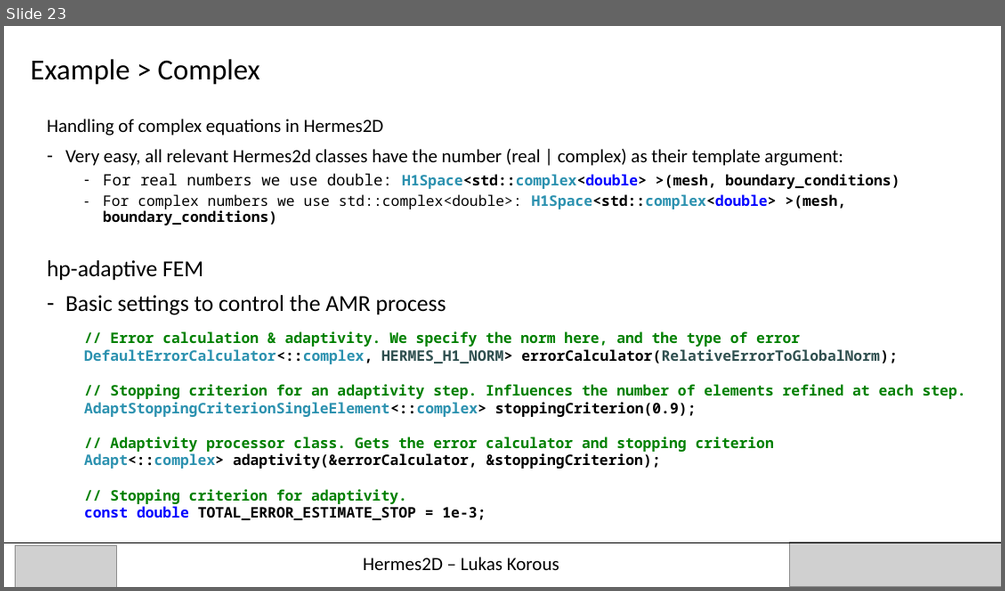
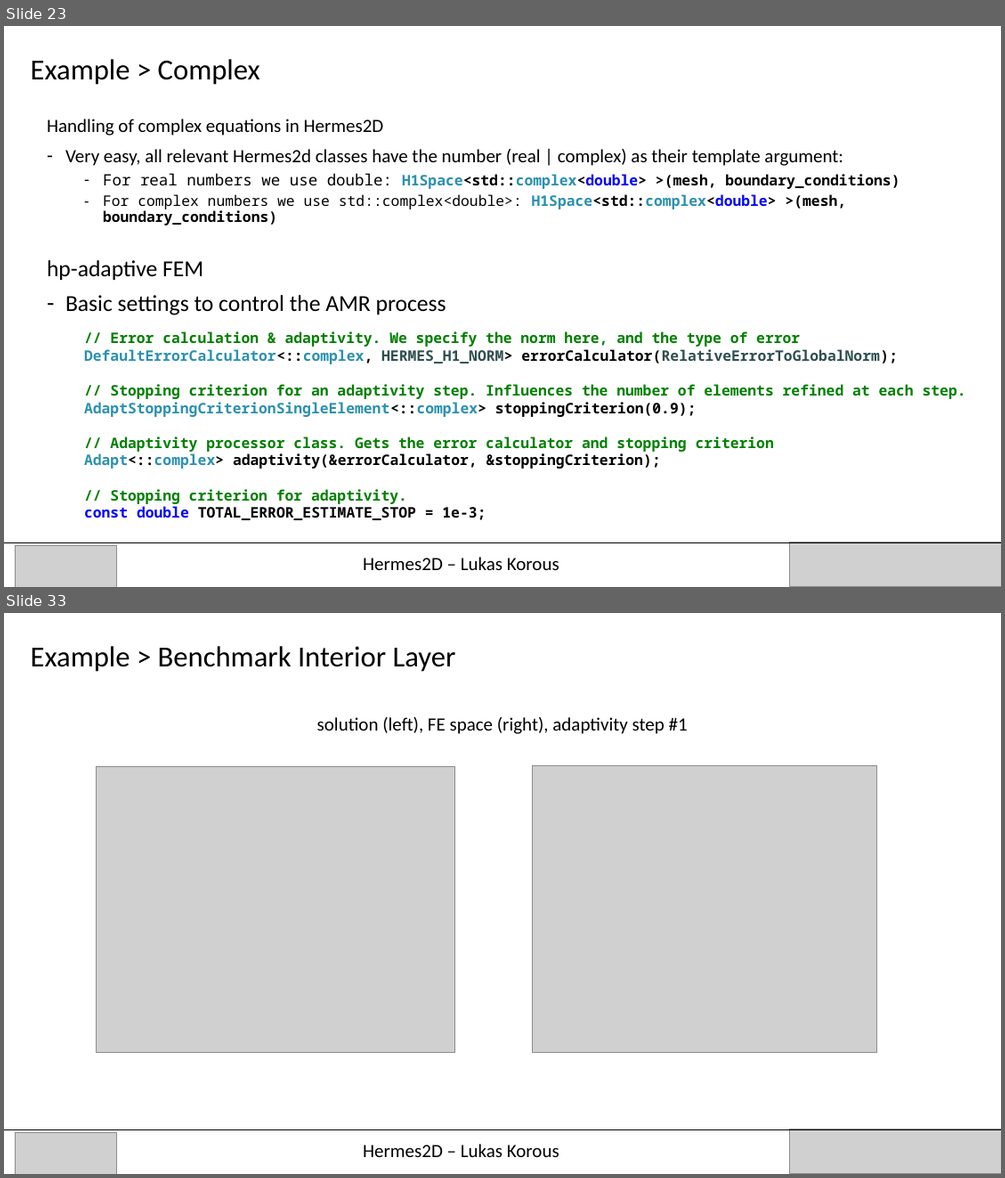
Before and after one commit to l-korous/hermes-presentation, a slide deck: Hermes2d.pptx. Shown one above the other, each under a label of ours: slide 23 before the commit, slides 23 and 33 after it; the slides between them are not shown. The pictures are 1005x591 and 1005x1178 pixels, drawn with LibreOffice and Linux fonts; fonts in the diff are those of the drawing; grey boxes stand for pictures. Boxes give left, top, right and bottom in pixels: in the first picture for what was removed or moved away, otherwise in the second. Text is boxed around its words. In the diff, an @@ line names an element or a change of style, - is before the commit and + after.

```diff
--- a/Hermes2d.pptx
+++ b/Hermes2d.pptx
@@ slide 33 added at box(4, 613, 1001, 1174), background #FFFFFF @@
@@ title added at box(31, 646, 456, 672), 28 pt, text #000000 @@
+Example > Benchmark Interior Layer
@@ text added at box(317, 717, 688, 734), 18 pt, text #000000 @@
+solution (left), FE space (right), adaptivity step #1
@@ picture added at box(96, 766, 455, 1052) @@
@@ picture added at box(533, 765, 877, 1053) @@
@@ line added from (1001, 1129) to (4, 1129), #000000 0.5 pt @@
@@ picture added at box(16, 1132, 118, 1174) @@
@@ text added at box(363, 1143, 559, 1157), 18 pt, text #000000 @@
+Hermes2D – Lukas Korous
@@ picture added at box(790, 1129, 1001, 1174) @@
```
Also in this commit, not shown: 1 slide changed, 15 other slides added, 30 other files.
